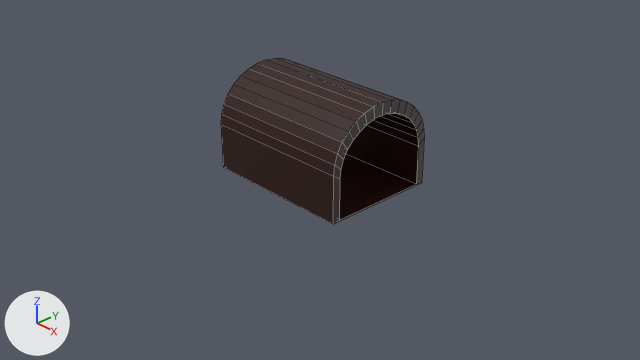
What one commit did to the Blender file res/models/placement/tunnel/tunnel_2.blend.
The view is the same before and after, from the file's camera 'Camera'. The lights are fixed; the arrows at lower left show +X, +Y and +Z. The picture after the commit comes second. Mesh edges are drawn as thin lines. The same objects are shown in both versions, whatever each file hides.

Script lines for the objects in view, before the commit:
```python
me_cylinder_004 = bpy.data.meshes.new('Cylinder.004')
me_cylinder_004.from_pydata(...)  # 114 vertices, 114 faces; spans x -1.0..1.0, y -1.13..0.77, z -0.41..0.41
me_cylinder_004.materials.append(mat_material_001)  # black #2a0700
ob_cylinder_004 = bpy.data.objects.new('Cylinder.004', me_cylinder_004)
ob_cylinder_004.location = (0.004, 0.024, 0.759)
ob_cylinder_004.rotation_euler = (1.571, 0.0, 1.571)  # degrees (90, 0, 90)
ob_cylinder_004.scale = (0.767, 0.675, 2.48)
```
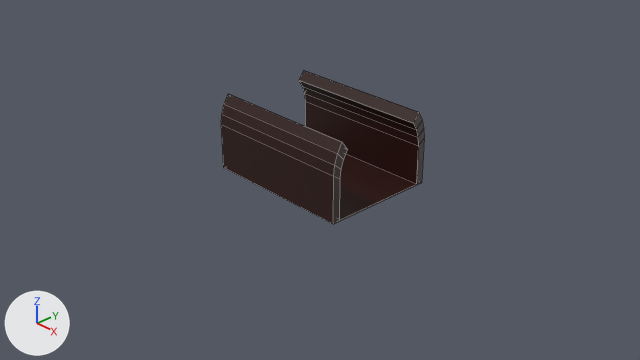
Location of each change, [x1, y1, x2, y2] in pixels of the pictures (640 x 360 px):
'Cylinder.004', reshaped (7% shorter)
    before: [221, 58, 424, 224]
    after: [221, 70, 424, 224]
part 1 of me_cylinder_004, cut back
    before: [228, 58, 419, 149]
    after: [299, 70, 419, 123]

Edits to the bpy script that builds the scene:
```text
Change me_cylinder_004:
    used by ob_cylinder_004; location = (0.004, 0.024, 0.759); rotation_euler = (1.571, 0.0, 1.571), in degrees (90, 0, 90); scale = (0.767, 0.675, 2.48)
    remove me_cylinder_004.from_pydata(...)  # 114 vertices, 114 faces; spans x -1.0..1.0, y -1.13..0.77, z -0.41..0.41
    add me_cylinder_004.from_pydata(...)  # 60 vertices, 56 faces; spans x -1.0..1.0, y -1.13..0.32, z -0.41..0.41
    me_cylinder_004 part 1
    54 vertices are removed from x -0.71..0.71, y 0.28..0.77, z -0.41..0.41
    60 faces are deleted
    2 new faces join them
```
